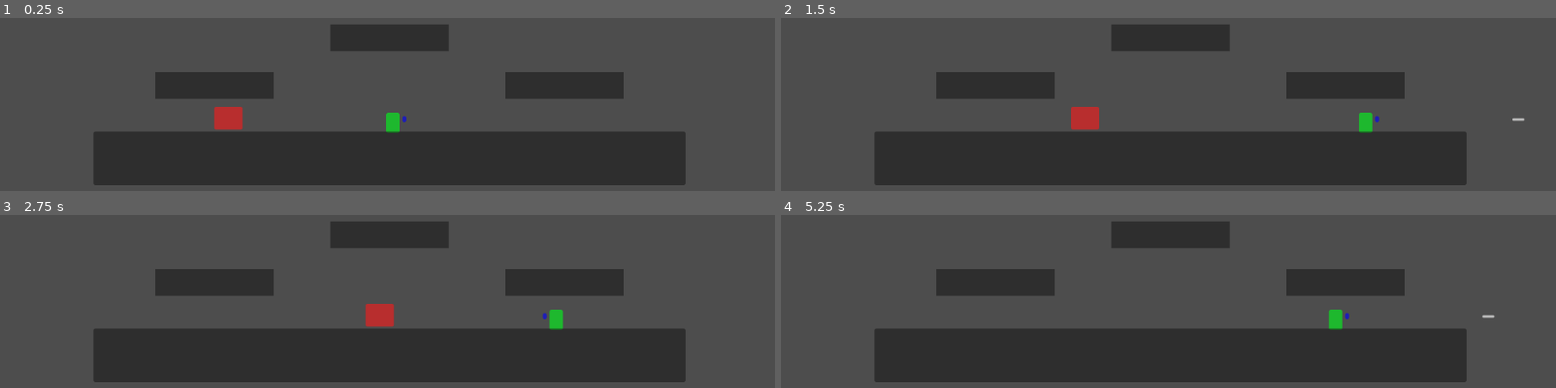
Above: before the commit, frames 1-4 (two rows, left to right).
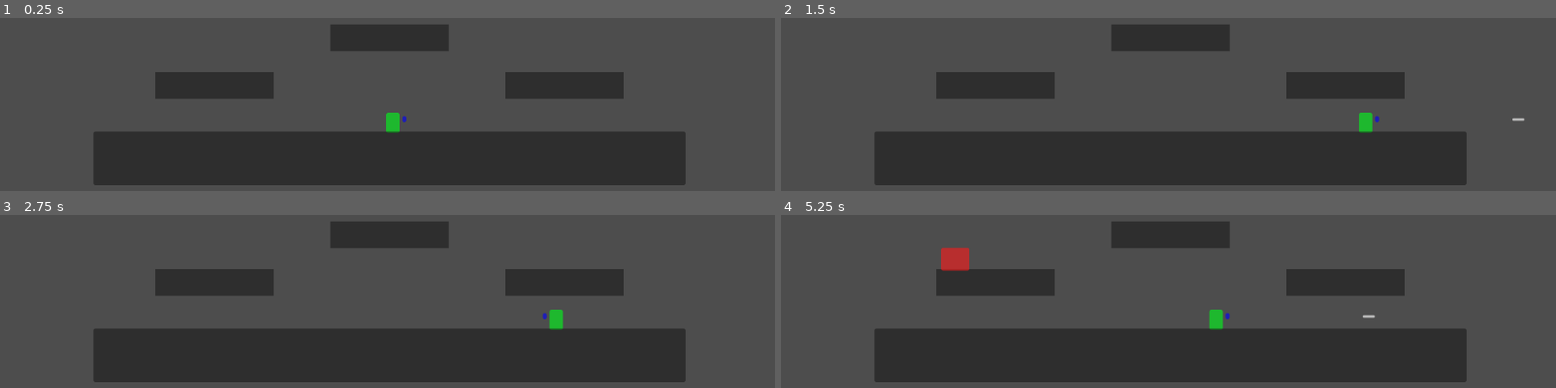
Above: after the commit, the same moments.

Repository: Wherritt/CaptainGameJam
Game: Godot game, scene res://Main.tscn
Two runs of this game, one before a commit and one after it. Both use one fixed random seed, a clock stepped at 60 frames per second and the inputs below.
Inputs:
- Up to frame 1 (0.25 s): no input
- Up to frame 2 (1.5 s): tap Enter (ui_accept) at 0.5, 0.77 s; hold Right (ui_right) from 0.53 s (still down)
- Up to frame 3 (2.75 s): tap Enter (ui_accept) at 1.52 s; release Right (ui_right) at 2.03 s; hold Left (ui_left) from 2.03 s (still down)
- Up to frame 4 (5.25 s): tap Enter (ui_accept) at 3.02, 3.77, 4.52 s; release Left (ui_left) at 4.28 s; hold Right (ui_right) from 4.28 s (still down)

The runs differ from the first frame. In frame 1, 0.5% of the frame differs, in the area x 27-32%, y 51-65%; in frame 2, 0.5%; in frame 3, 0.5%; in frame 4, 1.0%, in the area x 20-93%, y 18-67%.

Commit message:
Enemy spawn. Enemy's collision

Diff:
--- a/Enemy1/Enemy1Movement.gd
+++ b/Enemy1/Enemy1Movement.gd
@@ -7,16 +7,34 @@
 var enemy_one_current_health = enemy_one_max_health
 @onready var ray_cast_left = $RayCastLeft
 @onready var ray_cast_right = $RayCastRight
+@onready var ray_cast_mid = $RayCastMid
 
 func _process(delta):
 	position.x += direction * SPEED * delta
-	if not ray_cast_right.is_colliding() and direction == 1:
-		direction = -1
-	elif not ray_cast_left.is_colliding() and direction == -1:
-		direction = 1
+	#add gravity
+	if not is_on_floor():
+		position.y += 300 * delta
+
+	var on_main_plat = is_on_main_platform()
+	#ray casts one either side of enemy detect platform edge
+	if on_main_plat:
+		if not ray_cast_right.is_colliding():
+			direction = -1
+		elif not ray_cast_left.is_colliding():
+			direction = 1
+	#move and slide is meant for kinematic bodies; prevents them from falling though
+	move_and_slide()
+
+func is_on_main_platform() -> bool:
+	if ray_cast_mid.is_colliding():
+		var collider = ray_cast_mid.get_collider()
+		if collider != null and collider.is_in_group("MainFloor"):
+			return true
+	return false
 
 func take_enemy_damage(bullet_damage):
 	enemy_one_current_health -= bullet_damage
 	if enemy_one_current_health <= 0:
 		print("killed one Enemy1")
+		#destroy game object
 		queue_free()
--- a/Enemy1/enemy_1.tscn
+++ b/Enemy1/enemy_1.tscn
@@ -7,9 +7,10 @@
 size = Vector2(34, 30)
 
 [sub_resource type="RectangleShape2D" id="RectangleShape2D_n8f4x"]
-size = Vector2(72, 44)
+size = Vector2(48, 36)
 
 [node name="Enemy1" type="CharacterBody2D" groups=["Enemy"]]
+collision_layer = 4
 collision_mask = 3
 script = ExtResource("1_5a52t")
 
@@ -26,17 +27,20 @@
 
 [node name="RayCastLeft" type="RayCast2D" parent="."]
 position = Vector2(-40, 0)
-target_position = Vector2(0, 29)
+target_position = Vector2(0, 21)
 
 [node name="RayCastRight" type="RayCast2D" parent="."]
 position = Vector2(40, 0)
-target_position = Vector2(0, 29)
+target_position = Vector2(0, 22)
+
+[node name="RayCastMid" type="RayCast2D" parent="."]
+target_position = Vector2(0, 22)
 
 [node name="DamageEmit" type="Area2D" parent="."]
 script = ExtResource("1_00ru5")
 
 [node name="CollisionShape2D" type="CollisionShape2D" parent="DamageEmit"]
-position = Vector2(0, -16)
+position = Vector2(0, -12)
 shape = SubResource("RectangleShape2D_n8f4x")
 
 [connection signal="input_event" from="." to="." method="_on_input_event"]
--- a/Main.tscn
+++ b/Main.tscn
@@ -2,7 +2,7 @@
 
 [ext_resource type="PackedScene" uid="uid://bn4533emn1xoi" path="res://Player/Player.tscn" id="1_8yo01"]
 [ext_resource type="PackedScene" uid="uid://cmucj8w1ljvnl" path="res://scripts/kill_zone.tscn" id="2_darts"]
-[ext_resource type="PackedScene" uid="uid://df0toielugvoq" path="res://Enemy1/enemy_1.tscn" id="3_d1nq5"]
+[ext_resource type="PackedScene" uid="uid://2qdu38wisvi5" path="res://scripts/portal.tscn" id="4_a01u3"]
 
 [sub_resource type="WorldBoundaryShape2D" id="WorldBoundaryShape2D_0wgd2"]
 
@@ -17,9 +17,6 @@
 [node name="Player" parent="." instance=ExtResource("1_8yo01")]
 position = Vector2(8, 122)
 disable_mode = 2
-
-[node name="Enemy" parent="." instance=ExtResource("3_d1nq5")]
-position = Vector2(-259, 131)
 
 [node name="KillZone" parent="." instance=ExtResource("2_darts")]
 position = Vector2(0, 267)
@@ -69,10 +66,10 @@
 offset_right = 440.0
 offset_bottom = 40.0
 
-[node name="mainFloor" type="StaticBody2D" parent="."]
+[node name="mainFloor" type="StaticBody2D" parent="." groups=["MainFloor"]]
 position = Vector2(-511, -52)
 
-[node name="CollisionShape2D" type="CollisionShape2D" parent="mainFloor"]
+[node name="CollisionShape2D" type="CollisionShape2D" parent="mainFloor" groups=["MainFloor"]]
 position = Vector2(514, 232)
 shape = SubResource("RectangleShape2D_1w8v2")
 
@@ -81,3 +78,6 @@
 offset_top = -40.0
 offset_right = 440.0
 offset_bottom = 40.0
+
+[node name="portal" parent="." instance=ExtResource("4_a01u3")]
+position = Vector2(-336, 21)
--- a/scripts/bullet.tscn
+++ b/scripts/bullet.tscn
@@ -7,6 +7,7 @@
 
 [node name="Area2D" type="Area2D"]
 collision_layer = 2
+collision_mask = 5
 script = ExtResource("1_1vywe")
 
 [node name="CollisionShape2D" type="CollisionShape2D" parent="."]
--- /dev/null
+++ b/scripts/portal.gd
@@ -0,0 +1,13 @@
+extends Area2D
+
+var enemy_one = preload("res://Enemy1/enemy_1.tscn")
+
+
+func spawn_enemy():
+	var enemy_instance = enemy_one.instantiate()
+	enemy_instance.position = global_position
+
+	get_parent().add_child(enemy_instance)
+
+func _on_timer_timeout():
+	spawn_enemy()
--- /dev/null
+++ b/scripts/portal.tscn
@@ -0,0 +1,18 @@
+[gd_scene load_steps=3 format=3 uid="uid://2qdu38wisvi5"]
+
+[ext_resource type="Script" path="res://scripts/portal.gd" id="1_3qw7q"]
+
+[sub_resource type="CircleShape2D" id="CircleShape2D_cixkt"]
+radius = 18.0
+
+[node name="portal" type="Area2D"]
+script = ExtResource("1_3qw7q")
+
+[node name="CollisionShape2D" type="CollisionShape2D" parent="."]
+shape = SubResource("CircleShape2D_cixkt")
+
+[node name="Timer" type="Timer" parent="."]
+wait_time = 5.0
+autostart = true
+
+[connection signal="timeout" from="Timer" to="." method="_on_timer_timeout"]
